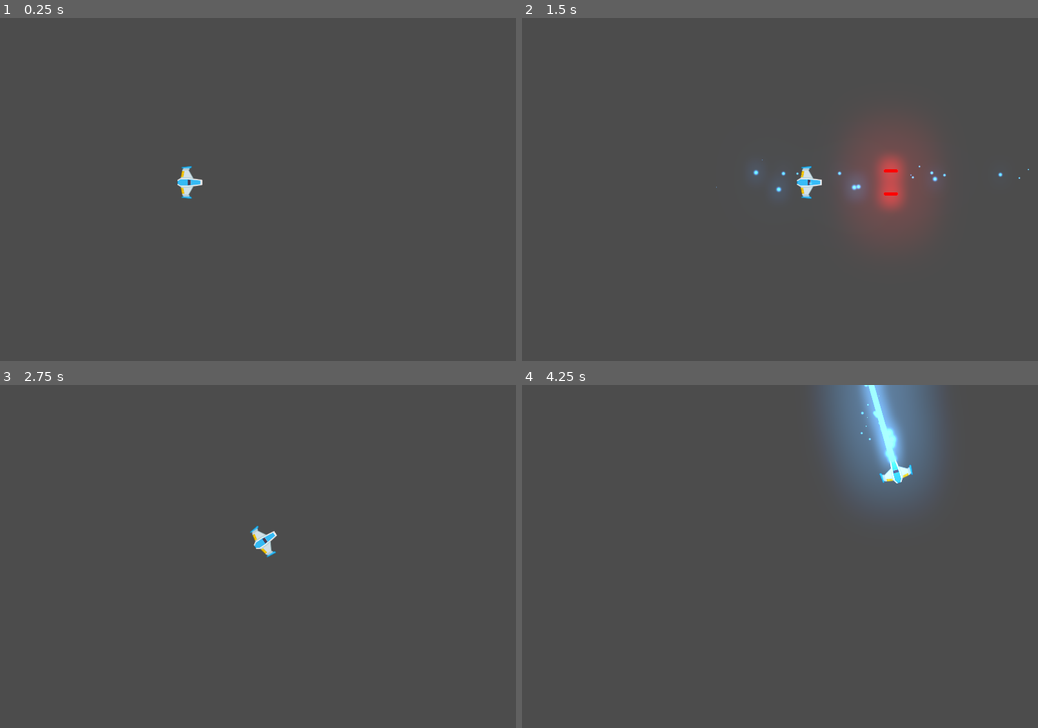
Above: before the commit, frames 1-4 (two rows, left to right).
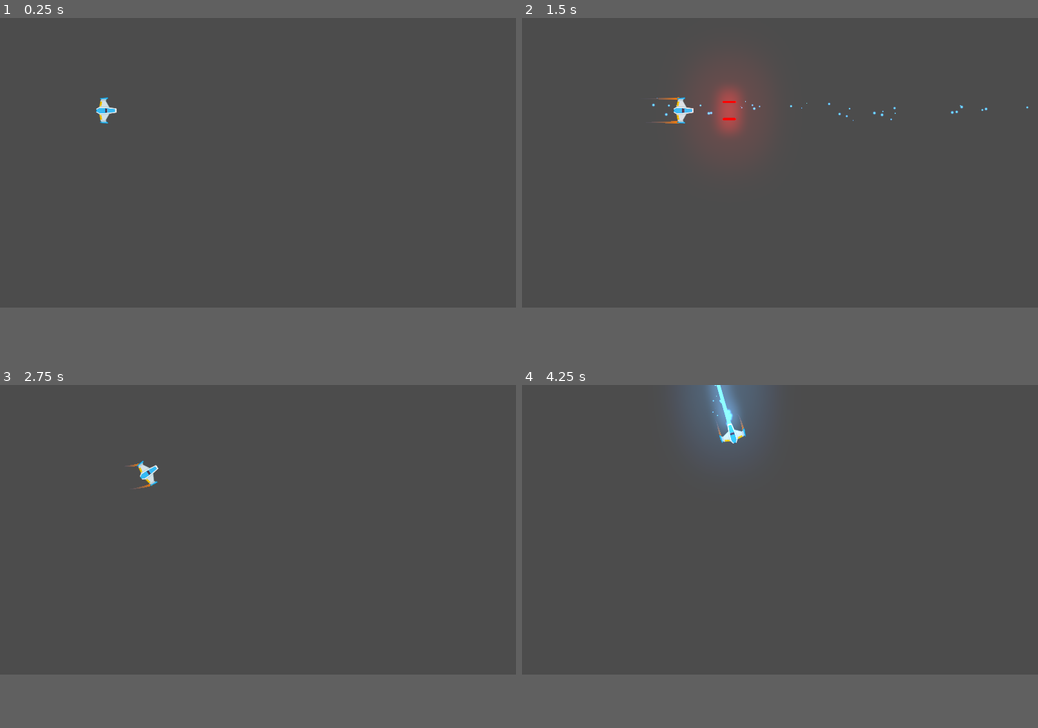
Above: after the commit, the same moments.

Repository: BrianRVP/Meteorito_Juego
Game: Godot game, scene res://Juego/Niveles/NivelTest.tscn
Two runs of this game, one before a commit and one after it. Both use one fixed random seed, a clock stepped at 60 frames per second and the inputs below.
Inputs (mouse positions are in pixels of both pictures, inside the frame that each line leads up to):
- Up to frame 1 (0.25 s): no input
- Up to frame 2 (1.5 s): tap Enter at 0.5 s; move the mouse to (893, 172) at 0.52 s; hold W (mover_adelante) 0.53-1.28 s; hold Right mouse button (disparo secundario) 0.53-1.28 s; move the mouse to (676, 206) at 1.27 s; hold Down (mover_atras) from 1.28 s (still down); click (676, 206) at 1.35 s
- Up to frame 3 (2.75 s): move the mouse to (309, 481) at 2.02 s; release Down (mover_atras) at 2.03 s; hold W (mover_adelante) from 2.03 s (still down); hold Left (rotar_antihorario) from 2.03 s (still down)
- Up to frame 4 (4.25 s): move the mouse to (754, 625) at 2.77 s; release Left (rotar_antihorario) at 2.78 s; tap D (rotar_horario) at 2.85 s; move the mouse to (934, 607) at 3.52 s; release W (mover_adelante) at 3.53 s; hold Down (mover_atras) from 3.53 s (still down); hold Right mouse button (disparo secundario) from 3.53 s (still down)
In our replay, the window is 800x533 before the commit and 800x450 after it. These sizes can differ from the game's own. Grey fills any space a smaller window leaves; there, only what the larger window draws over its background counts as a difference.

The runs differ from the first frame. In frame 1, 0.4% of the frame differs, in the area x 18-40%, y 23-53%; in frame 2, 5.8%; in frame 3, 0.4%; in frame 4, 9.2%, in the area x 31-81%, y 0-36%.

Commit message:
Estela y motor
Agregado:

-Ajustes de la Estela a gusto y piacere

-Ajustes variables del sonido del motor (volumen original, volumen apagado, tiempo transición)

Diff:
--- /dev/null
+++ b/Juego/Naves/Player/Motor/SFXMotor.gd
@@ -0,0 +1,30 @@
+class_name Motor
+extends AudioStreamPlayer2D
+
+##Export
+export var tiempo_transicion: float= 0.6
+export var volumen_apagado :float = -30.0
+
+##atributos onready
+onready var tween_sonido:Tween=$Tween
+
+##atributos
+var volumen_original:float
+
+
+##Metodos
+func _ready() -> void:
+	volumen_original=volume_db
+	volume_db=volumen_apagado
+
+func sonido_on() -> void:
+	if not playing :
+		play()
+	efecto_transicion(volume_db,volumen_original)
+
+func sonido_off() -> void:
+	efecto_transicion(volume_db,volumen_apagado)
+
+func efecto_transicion(desde_Vol:float,hasta_vol:float) -> void:
+	tween_sonido.interpolate_property(self,"volume_db",desde_Vol,hasta_vol,tiempo_transicion,Tween.TRANS_LINEAR,Tween.EASE_IN_OUT)
+	tween_sonido.start()
--- /dev/null
+++ b/Juego/Naves/Player/Motor/SFXMotor.tscn
@@ -0,0 +1,11 @@
+[gd_scene load_steps=3 format=2]
+
+[ext_resource path="res://Juego/Naves/Player/Motor.ogg" type="AudioStream" id=1]
+[ext_resource path="res://Juego/Naves/Player/Motor/SFXMotor.gd" type="Script" id=2]
+
+[node name="SFXMotor" type="AudioStreamPlayer2D"]
+stream = ExtResource( 1 )
+bus = "SFX"
+script = ExtResource( 2 )
+
+[node name="Tween" type="Tween" parent="."]
--- /dev/null
+++ b/Juego/Naves/Player/Trail/Trail2D.gd
@@ -0,0 +1,109 @@
+class_name estela
+extends Line2D
+
+export var is_emitting := false setget set_emitting
+
+# Distance in pixels between vertices. A higher resolution leads to more details.
+export var resolution := 5.0
+# Life of each point in seconds before it is deleted.
+export var lifetime := 0.5
+# Maximum number of points allowed on the curve.
+export var max_points := 100 setget set_max_points
+
+# Optional path to the target node to follow. If not set, the instance follows its parent.
+export var target_path: NodePath
+
+var _points_creation_time := []
+var _last_point := Vector2.ZERO
+var _clock := 0.0
+var _offset := 0.0
+
+onready var target: Node2D = get_node_or_null(target_path)
+
+##setters y getters
+func set_max_points(valor:int)->void:
+	max_points =valor
+
+
+
+func _ready() -> void:
+	if not target:
+		target = get_parent() as Node2D
+
+	if Engine.editor_hint:
+		set_process(false)
+		return
+
+	_offset = position.length()
+	set_as_toplevel(true)
+	clear_points()
+	position = Vector2.ZERO
+	_last_point = to_local(target.global_position) + calculate_offset()
+
+
+func _get_configuration_warning() -> String:
+	var warning := "Missing Target node: assign a Node that extends Node2D in the Target Path or make the Trail a child of a parent that extends Node2D"
+	if target:
+		warning = ""
+	return warning
+
+
+func _process(delta: float) -> void:
+	_clock += delta
+	remove_older()
+
+	if not is_emitting:
+		return
+
+	# Adding new points if necessary.
+	var desired_point := to_local(target.global_position)
+	var distance: float = _last_point.distance_to(desired_point)
+	if distance > resolution:
+		add_timed_point(desired_point, _clock)
+
+
+# Creates a new point and stores its creation time.
+func add_timed_point(point: Vector2, time: float) -> void:
+	add_point(point + calculate_offset())
+	_points_creation_time.append(time)
+	_last_point = point
+	if get_point_count() > max_points:
+		remove_first_point()
+
+
+# Calculates the offset of the trail from its target.
+func calculate_offset() -> Vector2:
+	return - 1.0 * polar2cartesian(1.0, target.rotation).rotated(- PI / 2) * _offset
+
+
+# Removes the first point in the line and the corresponding time.
+func remove_first_point() -> void:
+	if get_point_count() > 1:
+		remove_point(0)
+	_points_creation_time.pop_front()
+
+
+# Remove points older than `lifetime`.
+func remove_older() -> void:
+	for creation_time in _points_creation_time:
+		var delta = _clock - creation_time
+		if delta > lifetime:
+			remove_first_point()
+		# Points in `_points_creation_time` are ordered from oldest to newest so as soon as a point
+		# isn't older than `lifetime`, we know all remaining points should stay as well.
+		else:
+			break
+
+
+func set_emitting(emitting: bool) -> void:
+	is_emitting = emitting
+	if Engine.editor_hint:
+		return
+
+	if not is_inside_tree():
+		yield(self, "ready")
+
+	if is_emitting:
+		clear_points()
+		_points_creation_time.clear()
+		_last_point = to_local(target.global_position) + calculate_offset()
--- /dev/null
+++ b/Juego/Naves/Player/Trail/Trail2D.tscn
@@ -0,0 +1,17 @@
+[gd_scene load_steps=4 format=2]
+
+[ext_resource path="res://Juego/Naves/Player/Trail/Trail2D.gd" type="Script" id=1]
+
+[sub_resource type="Curve" id=1]
+_data = [ Vector2( 0, 0 ), 0.0, 1.0, 0, 1, Vector2( 1, 1 ), 1.0, 0.0, 1, 0 ]
+
+[sub_resource type="Gradient" id=2]
+colors = PoolColorArray( 0.294118, 0.356863, 0.670588, 0, 1, 0.498039, 0, 1 )
+
+[node name="Trail2D" type="Line2D"]
+points = PoolVector2Array( 0, 0, 32, 0 )
+width_curve = SubResource( 1 )
+default_color = Color( 1, 1, 1, 1 )
+gradient = SubResource( 2 )
+joint_mode = 2
+script = ExtResource( 1 )
--- a/Juego/Naves/Player/player.gd
+++ b/Juego/Naves/Player/player.gd
@@ -3,6 +3,7 @@
  ##Export
 export var potenciar_motor:int =20
 export var potenciar_rotacion:int =20
+export var estela_maxima:int=150
 
 
 ##Atributos
@@ -12,6 +13,10 @@
 ##Aributos Onready
 onready var canion:canion=$canion
 onready var laser:Rayolaser =$LaserBeam2D
+onready var estela1 :estela=$posicionTrail/Trail2D
+onready var estela2 :estela=$posicionTrail2/Trail2D
+onready var Motor_SFX:Motor=$SFXMotor
+
 
 ## Metodos
 func _unhandled_input(event: InputEvent) -> void:
@@ -22,15 +27,34 @@
 	if event.is_action_released("disparo secundario"):
 		laser.set_is_casting(false)
 
+	##Control Estela1
+	if event.is_action_pressed("mover_adelante"):
+		estela1.set_max_points(estela_maxima)
+	elif event.is_action_pressed("mover_atras"):
+		estela1.set_max_points(0)
 
-func _integrate_forces(state: Physics2DDirectBodyState) -> void:
+
+	##control Estela2
+	if event.is_action_pressed("mover_adelante"):
+		estela2.set_max_points(estela_maxima)
+		Motor_SFX.sonido_on()
+	elif event.is_action_pressed("mover_atras"):
+		estela2.set_max_points(0)
+		Motor_SFX.sonido_on()
+	if (event.is_action_released("mover_adelante")or event.is_action_released("mover_atras")):
+		Motor_SFX.sonido_off()
+
+
+
+
+func _integrate_forces(_state: Physics2DDirectBodyState) -> void:
 	rad2deg(rotation)
 	empuje.rotated(rotation)
 	apply_central_impulse(empuje.rotated(rotation))
 	apply_torque_impulse(direc_rotacion * potenciar_rotacion)
 
 
-func _process(delta: float) -> void:
+func _process(_delta: float) -> void:
 	player_input()
 
 
--- a/Juego/Naves/Player/player.tscn
+++ b/Juego/Naves/Player/player.tscn
@@ -1,10 +1,12 @@
-[gd_scene load_steps=7 format=2]
+[gd_scene load_steps=9 format=2]
 
 [ext_resource path="res://Juego/Naves/Player/player1.png" type="Texture" id=1]
 [ext_resource path="res://Juego/Naves/Player/physicsmaterial.tres" type="PhysicsMaterial" id=2]
 [ext_resource path="res://Juego/Naves/Player/player.gd" type="Script" id=3]
 [ext_resource path="res://Juego/Proyectiles/canion.tscn" type="PackedScene" id=4]
 [ext_resource path="res://Juego/Proyectiles/laser/LaserBeam2D.tscn" type="PackedScene" id=5]
+[ext_resource path="res://Juego/Naves/Player/Trail/Trail2D.tscn" type="PackedScene" id=6]
+[ext_resource path="res://Juego/Naves/Player/Motor/SFXMotor.tscn" type="PackedScene" id=7]
 
 [sub_resource type="CircleShape2D" id=1]
 radius = 26.106
@@ -14,16 +16,17 @@
 ]]
 z_index = 60
 z_as_relative = false
+collision_mask = 22
 physics_material_override = ExtResource( 2 )
 gravity_scale = 0.0
 can_sleep = false
 linear_damp = 3.0
 angular_damp = 1.0
 script = ExtResource( 3 )
+estela_maxima = 160
 
 [node name="Sprite" type="Sprite" parent="."]
 rotation = 1.5708
-scale = Vector2( 0.7, 0.7 )
 texture = ExtResource( 1 )
 
 [node name="CollisionShape2D" type="CollisionShape2D" parent="."]
@@ -34,12 +37,34 @@
 [node name="canion" parent="." instance=ExtResource( 4 )]
 
 [node name="Positionderecha" parent="canion" index="0"]
-position = Vector2( -1.5, 24 )
+position = Vector2( -2, 32 )
 
 [node name="Positionizquierda" parent="canion" index="1"]
-position = Vector2( -1.5, -24 )
+position = Vector2( -2, -32 )
 
 [node name="LaserBeam2D" parent="." instance=ExtResource( 5 )]
 position = Vector2( 25.4271, 0 )
 
+[node name="posicionTrail" type="Position2D" parent="."]
+position = Vector2( -14, -44 )
+
+[node name="Trail2D" parent="posicionTrail" instance=ExtResource( 6 )]
+points = PoolVector2Array( 0, 0, 80, 0 )
+is_emitting = true
+lifetime = 0.6
+max_points = 150
+target_path = NodePath("..")
+
+[node name="posicionTrail2" type="Position2D" parent="."]
+position = Vector2( -14, 44 )
+
+[node name="Trail2D" parent="posicionTrail2" instance=ExtResource( 6 )]
+points = PoolVector2Array( 0, 0, 80, 0 )
+is_emitting = true
+lifetime = 0.6
+max_points = 150
+target_path = NodePath("..")
+
+[node name="SFXMotor" parent="." instance=ExtResource( 7 )]
+
 [editable path="canion"]
--- a/Juego/Proyectiles/canion.tscn
+++ b/Juego/Proyectiles/canion.tscn
@@ -1,7 +1,7 @@
 [gd_scene load_steps=4 format=2]
 
 [ext_resource path="res://canion.gd" type="Script" id=1]
-[ext_resource path="res://Juego/Proyectiles/proyectil.tscn" type="PackedScene" id=2]
+[ext_resource path="res://Juego/Proyectiles/proyectilplayer.tscn" type="PackedScene" id=2]
 [ext_resource path="res://Juego/Proyectiles/laserS.ogg" type="AudioStream" id=3]
 
 [node name="canion" type="Node2D"]
--- a/Juego/Proyectiles/laser/LaserBeam2D.tscn
+++ b/Juego/Proyectiles/laser/LaserBeam2D.tscn
@@ -61,12 +61,15 @@
 color_ramp = SubResource( 2 )
 
 [node name="LaserBeam2D" type="RayCast2D"]
+z_index = 51
+z_as_relative = false
 enabled = true
 cast_to = Vector2( 0, 0 )
 script = ExtResource( 1 )
 
 [node name="FillLine2D" type="Line2D" parent="."]
 modulate = Color( 1.5, 1.5, 1.5, 1 )
+scale = Vector2( 1.5, 1 )
 points = PoolVector2Array( 0, 0, 100, 0 )
 default_color = Color( 0.301961, 0.65098, 1, 1 )
 texture_mode = 2
@@ -113,5 +116,6 @@
 
 [node name="LaserSFX" type="AudioStreamPlayer2D" parent="."]
 stream = ExtResource( 3 )
+volume_db = -20.0
 attenuation = 0.707107
 bus = "SFX"
--- a/Juego/Proyectiles/proyectil.tscn
+++ b/Juego/Proyectiles/proyectil.tscn
@@ -1,27 +1,21 @@
-[gd_scene load_steps=4 format=2]
+[gd_scene load_steps=3 format=2]
 
 [ext_resource path="res://Juego/Proyectiles/proyectilPlayerRojo.png" type="Texture" id=1]
 [ext_resource path="res://Juego/Proyectiles/proyectil.gd" type="Script" id=2]
 
-[sub_resource type="CapsuleShape2D" id=1]
-radius = 4.87039
-height = 27.5112
-
 [node name="proyectil" type="Area2D"]
 scale = Vector2( 0.8, 0.8 )
-z_index = 50
 z_as_relative = false
 script = ExtResource( 2 )
 
 [node name="Sprite" type="Sprite" parent="."]
 modulate = Color( 2, 0, 0, 1 )
 rotation = 1.5708
+scale = Vector2( 1.2, 1.7 )
 texture = ExtResource( 1 )
 
 [node name="CollisionShape2D" type="CollisionShape2D" parent="."]
-visible = false
 rotation = 1.5708
-shape = SubResource( 1 )
 
 [node name="VisibilityNotifier2D" type="VisibilityNotifier2D" parent="."]
 visible = false
--- /dev/null
+++ b/Juego/Proyectiles/proyectilenemigo.tscn
@@ -0,0 +1,21 @@
+[gd_scene load_steps=4 format=2]
+
+[ext_resource path="res://Juego/Proyectiles/proyectil.tscn" type="PackedScene" id=1]
+[ext_resource path="res://Juego/Proyectiles/Proyectil_enemigo.png" type="Texture" id=2]
+
+[sub_resource type="CapsuleShape2D" id=1]
+radius = 6.08136
+height = 21.1875
+
+[node name="proyectilenemigo" instance=ExtResource( 1 )]
+z_index = 49
+collision_layer = 16
+collision_mask = 5
+
+[node name="Sprite" parent="." index="0"]
+modulate = Color( 0, 1.4, 0.91, 1 )
+scale = Vector2( 1, 1 )
+texture = ExtResource( 2 )
+
+[node name="CollisionShape2D" parent="." index="1"]
+shape = SubResource( 1 )
--- /dev/null
+++ b/Juego/Proyectiles/proyectilplayer.tscn
@@ -0,0 +1,15 @@
+[gd_scene load_steps=3 format=2]
+
+[ext_resource path="res://Juego/Proyectiles/proyectil.tscn" type="PackedScene" id=1]
+
+[sub_resource type="CapsuleShape2D" id=1]
+radius = 4.8761
+height = 52.2489
+
+[node name="proyectilplayer" instance=ExtResource( 1 )]
+z_index = 50
+collision_layer = 8
+collision_mask = 6
+
+[node name="CollisionShape2D" parent="." index="1"]
+shape = SubResource( 1 )
--- a/default_bus_layout.tres
+++ b/default_bus_layout.tres
@@ -5,5 +5,5 @@
 bus/1/solo = false
 bus/1/mute = false
 bus/1/bypass_fx = false
-bus/1/volume_db = 6.02
+bus/1/volume_db = -1.71701
 bus/1/send = "Master"
--- a/project.godot
+++ b/project.godot
@@ -9,6 +9,11 @@
 config_version=4
 
 _global_script_classes=[ {
+"base": "AudioStreamPlayer2D",
+"class": "Motor",
+"language": "GDScript",
+"path": "res://Juego/Naves/Player/Motor/SFXMotor.gd"
+}, {
 "base": "Node2D",
 "class": "Nivel",
 "language": "GDScript",
@@ -33,20 +38,27 @@
 "class": "canion",
 "language": "GDScript",
 "path": "res://canion.gd"
+}, {
+"base": "Line2D",
+"class": "estela",
+"language": "GDScript",
+"path": "res://Juego/Naves/Player/Trail/Trail2D.gd"
 } ]
 _global_script_class_icons={
+"Motor": "",
 "Nivel": "",
 "Player": "",
 "Proyectil": "",
 "Rayolaser": "",
-"canion": ""
+"canion": "",
+"estela": ""
 }
 
 [application]
 
-config/name="Meteorito Juego"
+config/name="Meteoritos"
 run/main_scene="res://Juego/Niveles/NivelTest.tscn"
-config/icon="res://icon.png"
+config/icon="res://icon_Nave.png"
 
 [autoload]
 
@@ -54,8 +66,12 @@
 
 [display]
 
-window/size/width=1080
-window/size/height=720
+window/size/width=1920
+window/size/height=1080
+window/size/resizable=false
+window/size/always_on_top=true
+window/size/test_width=1280
+window/size/test_height=720
 window/stretch/mode="2d"
 window/stretch/aspect="keep"
 
@@ -96,6 +112,14 @@
  ]
 }
 
+[layer_names]
+
+2d_physics/layer_1="player"
+2d_physics/layer_2="enemigo"
+2d_physics/layer_3="meteoritos"
+2d_physics/layer_4="proyectil_player"
+2d_physics/layer_5="proyectil_enemigo"
+
 [physics]
 
 common/enable_pause_aware_picking=true
Not shown, added: Juego/Naves/Player/Motor.ogg.import
Binary file added: Juego/Proyectiles/Proyectil_enemigo.png
Not shown, added: Juego/Proyectiles/Proyectil_enemigo.png.import
Binary file added: icon_Nave.png
Not shown, added: icon_Nave.png.import
Not shown, added: Juego/Naves/Player/Motor.ogg
